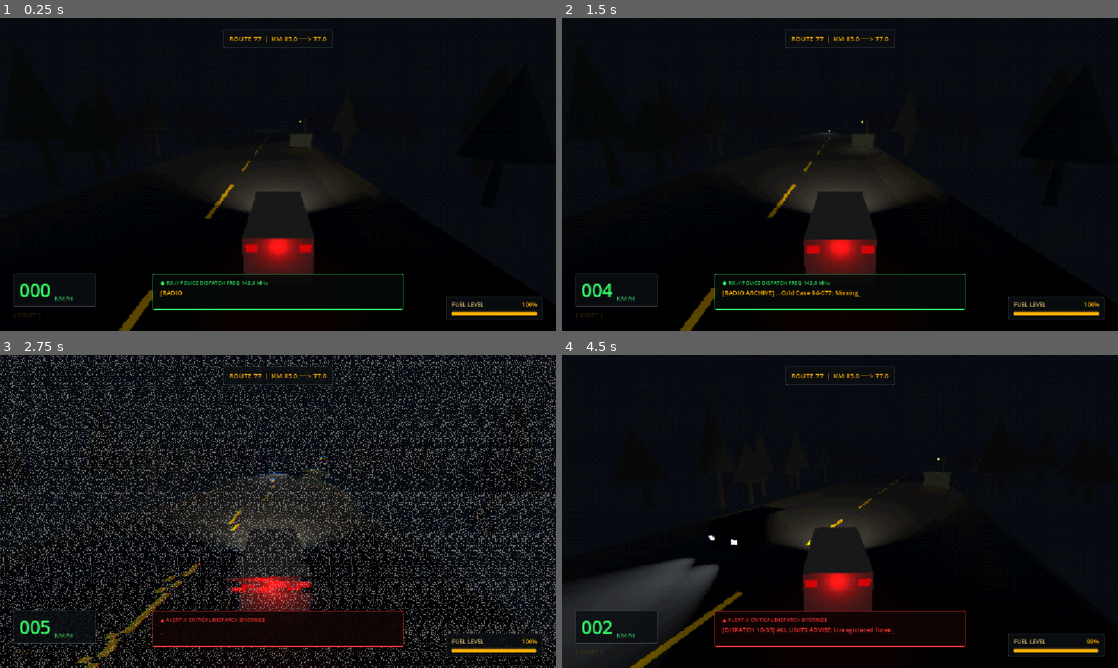
Above: before the commit, frames 1-4 (two rows, left to right).
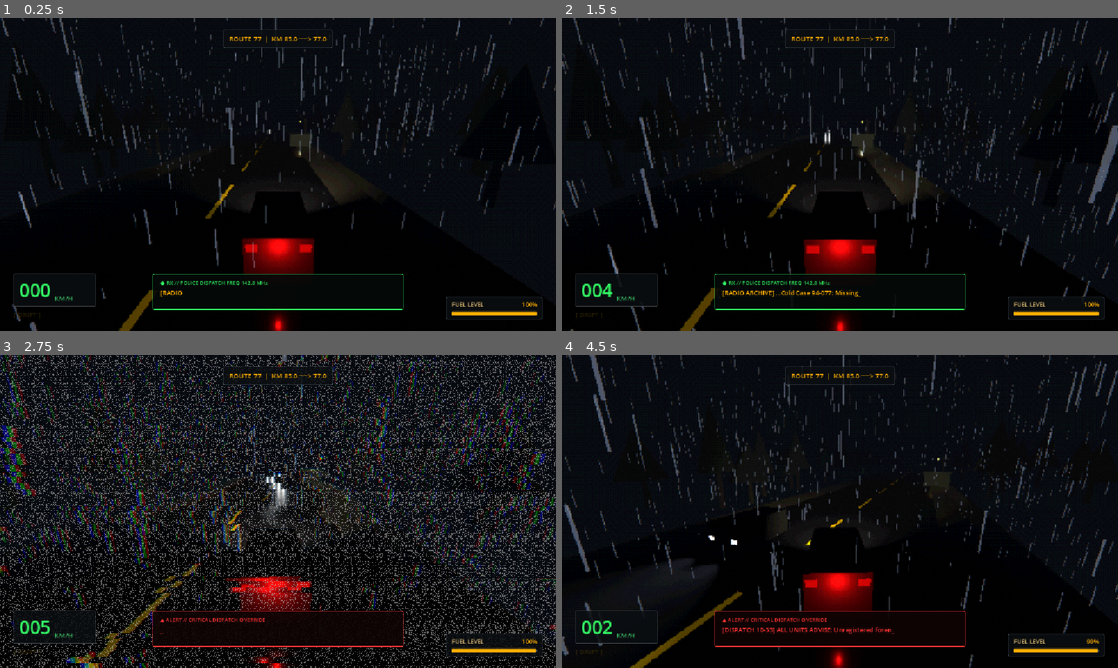
Above: after the commit, the same moments.

Repository: sebavidal10/km77
Game: Godot game, scene res://world.tscn
Same seed, same stepped clock (60 frames per second), same inputs: the game is played once before the commit and once after it.
Inputs:
- Up to frame 1 (0.25 s): no input
- Up to frame 2 (1.5 s): hold Right (steer_right) 0.53-1.28 s; hold E (interact) 0.53-1.28 s; hold S (brake) from 1.28 s (still down); tap E (interact) at 1.35 s
- Up to frame 3 (2.75 s): release S (brake) at 2.03 s; hold Right (steer_right) from 2.03 s (still down); hold E (interact) from 2.03 s (still down)
- Up to frame 4 (4.5 s): release Right (steer_right) at 2.78 s; release E (interact) at 2.78 s; hold W (accelerate) 2.78-3.53 s; tap E (interact) at 2.85, 4.35 s; hold E (interact) 3.53-4.28 s; hold A (steer_left) from 3.53 s (still down)

The runs differ from the first frame. In frame 1, 4.6% of the frame differs, in the area x 0-100%, y 0-100%; in frame 2, 5.8%; in frame 3, 11%; in frame 4, 8.6%.

Commit message:
feat(environment): add storm rain particles, wet road reflections and lightning flashes

Diff:
--- a/road_segment.gd
+++ b/road_segment.gd
@@ -52,10 +52,11 @@
 static func get_road_material() -> StandardMaterial3D:
 	if not _road_material:
 		_road_material = StandardMaterial3D.new()
-		# Dark lead-gray asphalt with high roughness
-		_road_material.albedo_color = Color(0.12, 0.12, 0.14, 1.0)
-		_road_material.roughness = 0.95
-		_road_material.metallic = 0.05
+		# Wet lead-gray asphalt with glossy rain sheen reflections
+		_road_material.albedo_color = Color(0.10, 0.10, 0.12, 1.0)
+		_road_material.roughness = 0.18
+		_road_material.metallic = 0.08
+		_road_material.metallic_specular = 0.65
 	return _road_material
 
 static func get_shoulder_material() -> StandardMaterial3D:
@@ -88,9 +89,9 @@
 static func get_marking_material() -> StandardMaterial3D:
 	if not _marking_material:
 		_marking_material = StandardMaterial3D.new()
-		# High-visibility worn highway traffic yellow (#FFCC00) with retro-reflectivity
+		# High-visibility wet highway traffic yellow (#FFCC00) with retro-reflectivity
 		_marking_material.albedo_color = Color(1.0, 0.8, 0.0, 1.0)
-		_marking_material.roughness = 0.45
+		_marking_material.roughness = 0.22
 		_marking_material.metallic = 0.05
 		_marking_material.emission_enabled = true
 		_marking_material.emission = Color(1.0, 0.8, 0.0, 1.0)
--- /dev/null
+++ b/storm_controller.gd
@@ -0,0 +1,166 @@
+class_name StormController
+extends Node3D
+
+@export_group("References")
+## Vehicle to follow with rain particle volume.
+@export var target_vehicle: Node3D
+## Directional light used for procedural lightning flashes.
+@export var lightning_light: DirectionalLight3D
+
+@export_group("Rain Parameters")
+## Total particle count for torrential rain downpour.
+@export var rain_amount: int = 2400
+## Half-extents of the overhead rain emitter box in meters (28m x 7m x 28m).
+@export var rain_box_extents: Vector3 = Vector3(14.0, 3.5, 14.0)
+## Downward terminal velocity of falling raindrops.
+@export var rain_fall_speed: float = 34.0
+## Wind direction vector slanting the rain.
+@export var rain_wind_vector: Vector3 = Vector3(0.12, -1.0, 0.16)
+
+@export_group("Lightning Parameters")
+## Minimum seconds between procedural lightning strikes.
+@export var min_lightning_interval: float = 18.0
+## Maximum seconds between procedural lightning strikes.
+@export var max_lightning_interval: float = 35.0
+## Peak illumination energy of the primary lightning burst.
+@export var lightning_peak_energy: float = 3.8
+## Pale cyan-blue electric tint of lightning illumination.
+@export var lightning_color: Color = Color(0.85, 0.92, 1.0, 1.0)
+
+# Runtime state
+var _lightning_timer: float = 0.0
+var _next_lightning_interval: float = 22.0
+var _flash_stage: int = 0 # 0=idle, 1=burst1, 2=dip, 3=burst2, 4=decay
+var _stage_timer: float = 0.0
+var _rain_particles: GPUParticles3D
+
+func _ready() -> void:
+	_init_lightning_light()
+	_create_rain_particles()
+	_schedule_next_strike()
+
+func _init_lightning_light() -> void:
+	if not lightning_light:
+		lightning_light = get_node_or_null("../DirectionalLight3D") as DirectionalLight3D
+	if lightning_light:
+		lightning_light.light_energy = 0.0
+		lightning_light.light_color = lightning_color
+
+func _create_rain_particles() -> void:
+	_rain_particles = GPUParticles3D.new()
+	_rain_particles.name = "RainParticles"
+	_rain_particles.amount = rain_amount
+	_rain_particles.lifetime = 0.65
+	_rain_particles.local_coords = false
+	_rain_particles.visibility_aabb = AABB(Vector3(-25.0, -20.0, -25.0), Vector3(50.0, 40.0, 50.0))
+
+	# Particle mesh: elongated translucent droplet primitive
+	var drop_mesh := BoxMesh.new()
+	drop_mesh.size = Vector3(0.02, 0.65, 0.02)
+
+	var drop_mat := StandardMaterial3D.new()
+	drop_mat.transparency = BaseMaterial3D.TRANSPARENCY_ALPHA
+	drop_mat.albedo_color = Color(0.82, 0.88, 1.0, 0.38)
+	drop_mat.shading_mode = BaseMaterial3D.SHADING_MODE_UNSHADED
+	drop_mesh.material = drop_mat
+	_rain_particles.draw_pass_1 = drop_mesh
+
+	# Particle process material
+	var proc_mat := ParticleProcessMaterial.new()
+	proc_mat.emission_shape = ParticleProcessMaterial.EMISSION_SHAPE_BOX
+	proc_mat.emission_box_extents = rain_box_extents
+	proc_mat.direction = rain_wind_vector.normalized()
+	proc_mat.spread = 4.0
+	proc_mat.initial_velocity_min = rain_fall_speed * 0.9
+	proc_mat.initial_velocity_max = rain_fall_speed * 1.1
+	proc_mat.gravity = Vector3(0.0, -12.0, 0.0)
+	proc_mat.color = Color(0.85, 0.9, 1.0, 0.42)
+	_rain_particles.process_material = proc_mat
+
+	add_child(_rain_particles)
+
+func _process(delta: float) -> void:
+	_update_rain_position()
+	_process_lightning(delta)
+
+func _update_rain_position() -> void:
+	if not _rain_particles:
+		return
+	if not target_vehicle:
+		_find_vehicle()
+	if target_vehicle and is_instance_valid(target_vehicle):
+		# Position emitter overhead slightly ahead in vehicle heading
+		var fwd := -target_vehicle.global_transform.basis.z
+		_rain_particles.global_position = target_vehicle.global_position + (Vector3.UP * 9.5) + (fwd * 3.5)
+
+func _find_vehicle() -> void:
+	var tree := get_tree()
+	if not tree:
+		return
+	var nodes := tree.get_nodes_in_group("player")
+	if not nodes.is_empty():
+		target_vehicle = nodes[0] as Node3D
+		return
+	if tree.current_scene:
+		var van := tree.current_scene.get_node_or_null("Van") as Node3D
+		if van:
+			target_vehicle = van
+
+func _schedule_next_strike() -> void:
+	_next_lightning_interval = randf_range(min_lightning_interval, max_lightning_interval)
+	_lightning_timer = 0.0
+
+## Triggers an immediate double-strike lightning flash.
+func trigger_lightning_strike() -> void:
+	_flash_stage = 1
+	_stage_timer = 0.0
+
+func _process_lightning(delta: float) -> void:
+	if not lightning_light:
+		return
+
+	if _flash_stage == 0:
+		_lightning_timer += delta
+		if _lightning_timer >= _next_lightning_interval:
+			trigger_lightning_strike()
+	elif _flash_stage == 1:
+		# First sudden burst (approx 0.08s)
+		lightning_light.light_energy = lightning_peak_energy * 0.85
+		_stage_timer += delta
+		if _stage_timer >= 0.08:
+			_flash_stage = 2
+			_stage_timer = 0.0
+			_apply_lightning_shake(0.20)
+	elif _flash_stage == 2:
+		# Brief dip between strikes (approx 0.04s)
+		lightning_light.light_energy = 0.35
+		_stage_timer += delta
+		if _stage_timer >= 0.04:
+			_flash_stage = 3
+			_stage_timer = 0.0
+	elif _flash_stage == 3:
+		# Second powerful burst (approx 0.14s)
+		lightning_light.light_energy = lightning_peak_energy
+		_stage_timer += delta
+		if _stage_timer >= 0.14:
+			_flash_stage = 4
+			_stage_timer = 0.0
+			_apply_lightning_shake(0.35)
+	elif _flash_stage == 4:
+		# Rapid decay back to dark night (0.12s)
+		lightning_light.light_energy = move_toward(lightning_light.light_energy, 0.0, 32.0 * delta)
+		if lightning_light.light_energy <= 0.01:
+			lightning_light.light_energy = 0.0
+			_flash_stage = 0
+			_stage_timer = 0.0
+			_schedule_next_strike()
+
+func _apply_lightning_shake(trauma: float) -> void:
+	var tree := get_tree()
+	if not tree:
+		return
+	var cam_nodes := tree.get_nodes_in_group("chase_camera")
+	if not cam_nodes.is_empty():
+		var cam := cam_nodes[0] as Camera3D
+		if cam and cam.has_method("apply_shake"):
+			cam.apply_shake(trauma)
--- a/world.tscn
+++ b/world.tscn
@@ -7,6 +7,7 @@
 [ext_resource type="Script" path="res://radio_manager.gd" id="4_radio"]
 [ext_resource type="Script" path="res://post_process.gd" id="5_post"]
 [ext_resource type="Shader" path="res://shaders/psx_retro.gdshader" id="6_shader"]
+[ext_resource type="Script" path="res://storm_controller.gd" id="7_storm"]
 
 [sub_resource type="BoxShape3D" id="BoxShape3D_amspa"]
 size = Vector3(2, 1.5, 4)
@@ -115,7 +116,13 @@
 
 [node name="DirectionalLight3D" type="DirectionalLight3D" parent="." unique_id=798504467]
 transform = Transform3D(0.8660254, -0.35355338, 0.35355338, 0, 0.70710677, 0.70710677, -0.5, -0.6123724, 0.6123724, 0, 0, 0)
-light_energy = 0.02
+light_color = Color(0.85, 0.92, 1, 1)
+light_energy = 0.0
+
+[node name="StormController" type="Node3D" parent="." unique_id=89214701 node_paths=PackedStringArray("target_vehicle", "lightning_light")]
+script = ExtResource("7_storm")
+target_vehicle = NodePath("../Van")
+lightning_light = NodePath("../DirectionalLight3D")
 
 [node name="WorldEnvironment" type="WorldEnvironment" parent="." unique_id=1409519131]
 environment = SubResource("Environment_ku5fm")
